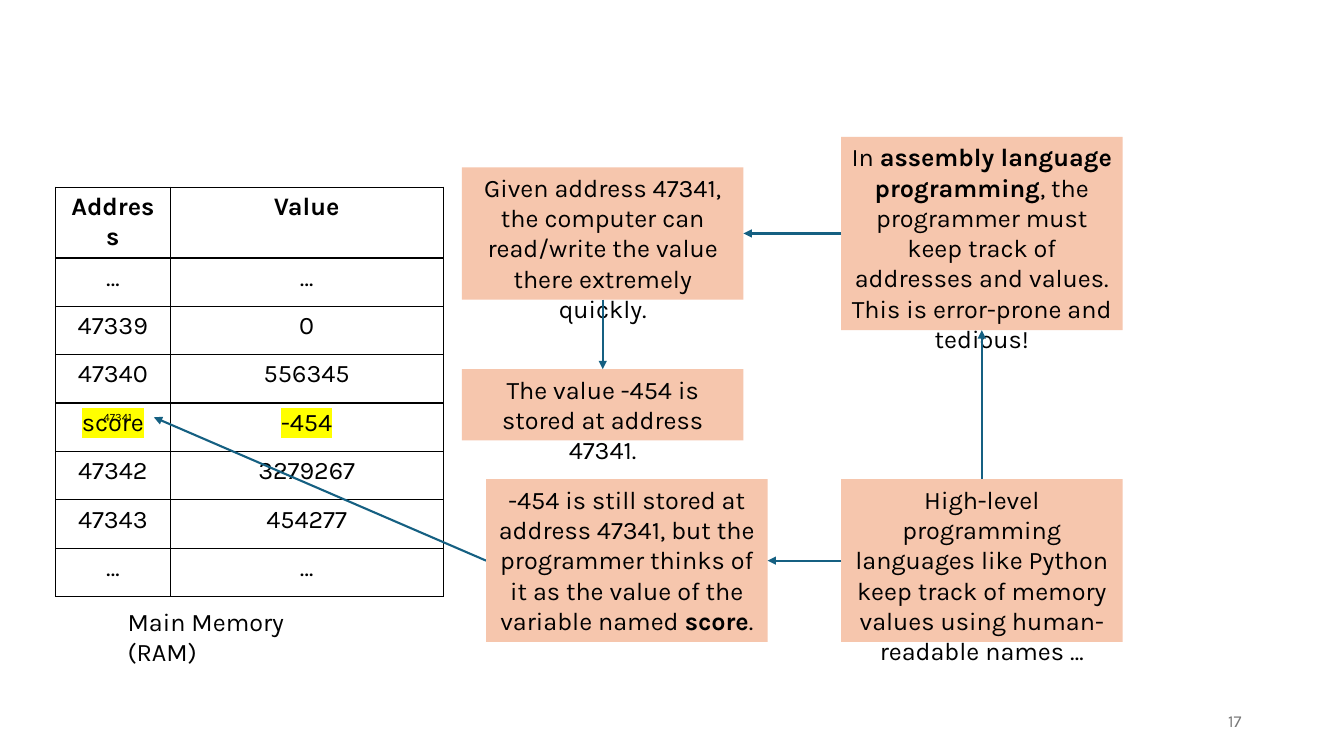
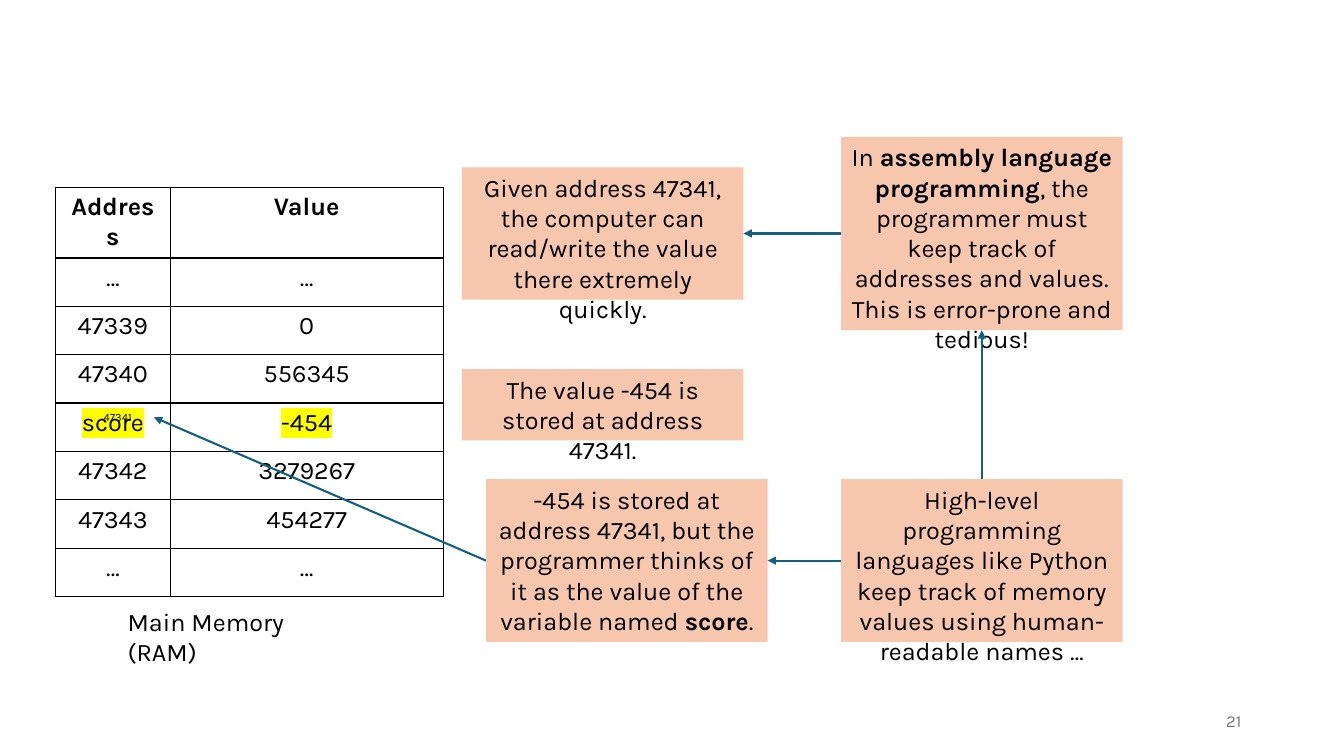
Before and after one commit to tjd1234/cmpt120spring2026, a slide deck: slide 21 of lecture_notes/chapter2/chapter2.pptx (slide 17 before the commit). Drawn at 1344x756 pixels with LibreOffice and Linux fonts; fonts in the diff are those of the drawing. Boxes give left, top, right and bottom in pixels: in the first picture for what was removed or moved away, otherwise in the second. Text is boxed around its words. In the diff, an @@ line names an element or a change of style, - is before the commit and + after.

```diff
--- a/lecture_notes/chapter2/chapter2.pptx
+++ b/lecture_notes/chapter2/chapter2.pptx
@@ arrow removed from (603, 299) to (603, 369) @@
@@ text in rectangle at (x1=499, y1=491, x2=755, y2=631): text changed @@
--454 is still stored at address 47341, but the programmer thinks of it as the value of the variable named score.
+-454 is stored at address 47341, but the programmer thinks of it as the value of the variable named score.
@@ page number at (x1=1226, y1=716, x2=1241, y2=727): text changed @@
-17
+21
```
Also in this commit, not shown: 14 other slides changed, 10 slides added, 34 other files.
